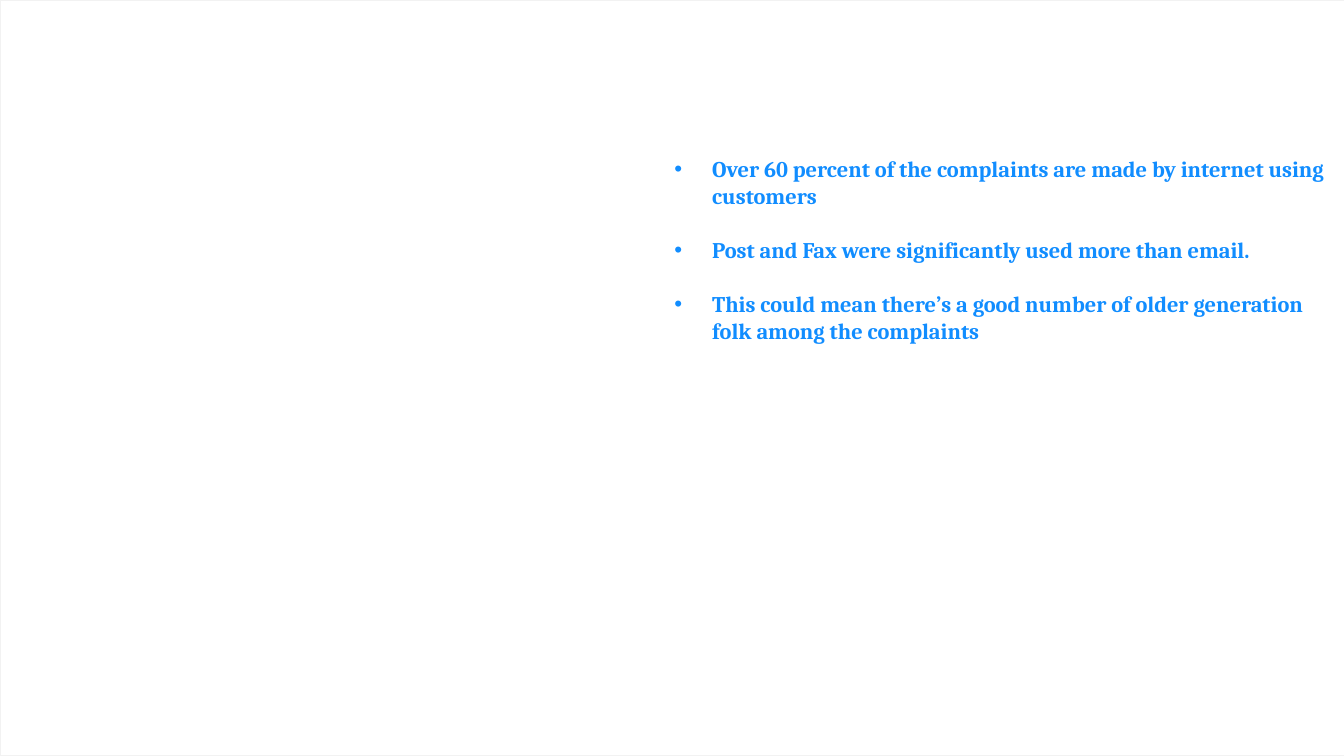
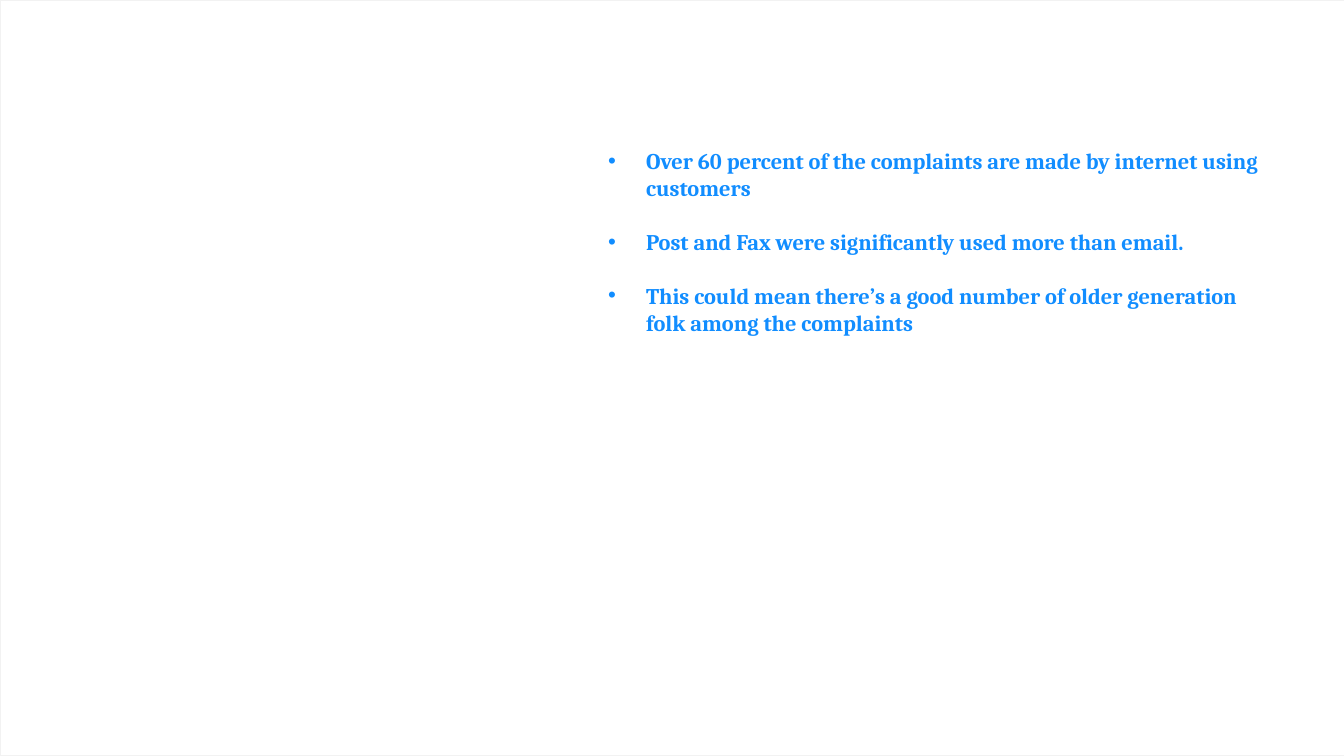
Before and after one commit to Tobi-Ade/Machine-Learning-Deployment, a slide deck: slide 6 of Consumer Complaints.pptx. Drawn at 1344x756 pixels with LibreOffice and Linux fonts; fonts in the diff are those of the drawing; background and template pictures are left out. Boxes give left, top, right and bottom in pixels: in the first picture for what was removed or moved away, otherwise in the second. Text is boxed around its words. In the diff, an @@ line names an element or a change of style, - is before the commit and + after.

```diff
--- a/Consumer Complaints.pptx
+++ b/Consumer Complaints.pptx
@@ text "Over 60 percent of the ...": place and size @@
-text "Over 60 percent of the ..." at <box>712,161,1324,344</box>
+text "Over 60 percent of the ..." at <box>646,153,1257,336</box>
```
Also in this commit, not shown: 8 other slides changed, 3 slides removed, 1 other file.
